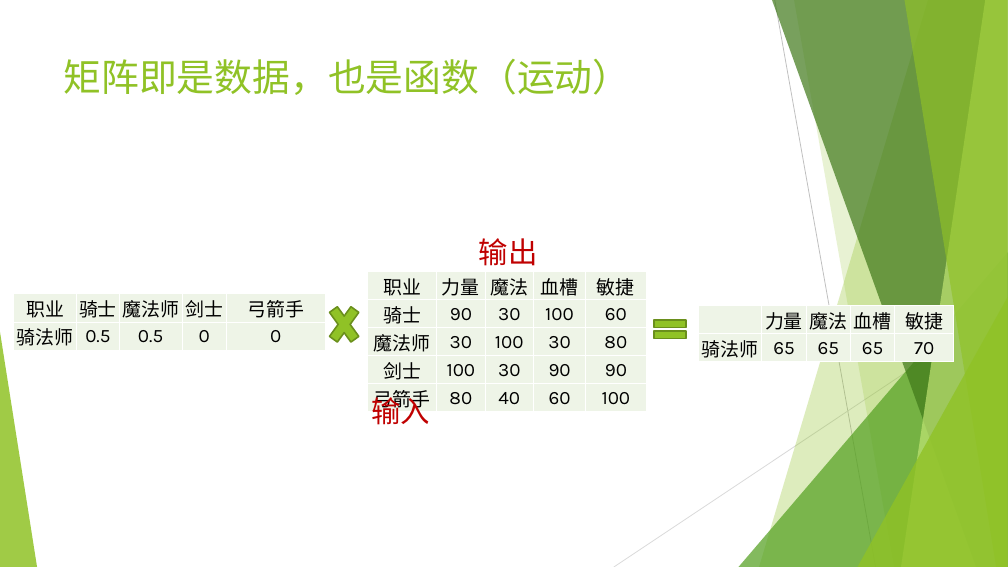
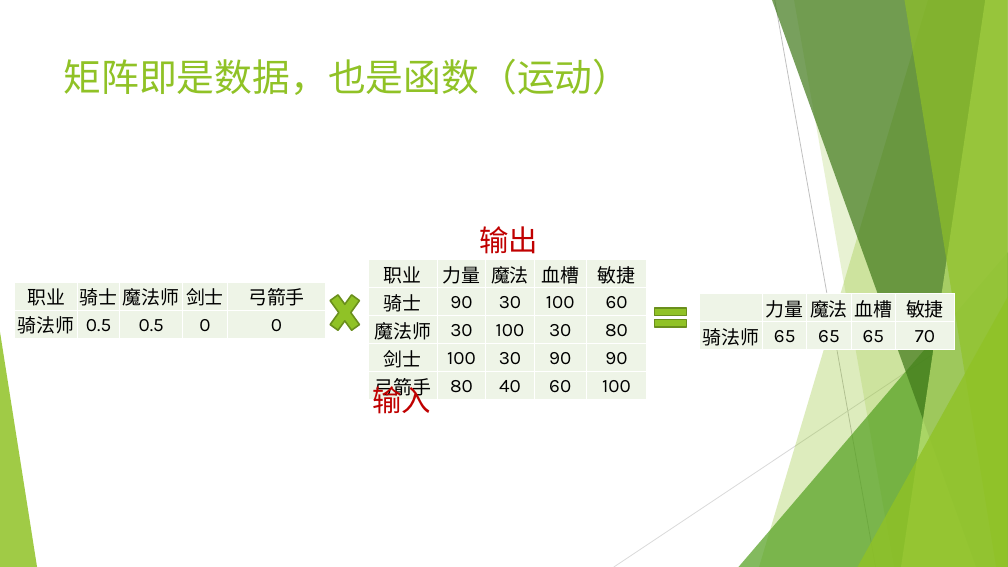
Before and after one commit to wangyi-fudan/BIOL130173, a slide deck: slide 9 of 1_linear_algebra.pptx (slide 13 before the commit). Drawn at 1008x567 pixels with LibreOffice and Linux fonts; fonts in the diff are those of the drawing. Boxes give left, top, right and bottom in pixels: in the first picture for what was removed or moved away, otherwise in the second. Text is boxed around its words. In the diff, an @@ line names an element or a change of style, - is before the commit and + after.

```diff
--- a/1_linear_algebra.pptx
+++ b/1_linear_algebra.pptx
@@ table: place and size @@
-table at (699, 306, 954, 362)
+table at (699, 293, 955, 350)
@@ 2 tables, 2 texts, 1 cross, 1 math equal: place and size @@
-2 tables, 2 texts, 1 cross, 1 math equal at (14, 238, 692, 425)
+2 tables, 2 texts, 1 cross, 1 math equal at (14, 226, 693, 414)
```
Also in this commit, not shown: 7 other slides changed, 9 slides added.
